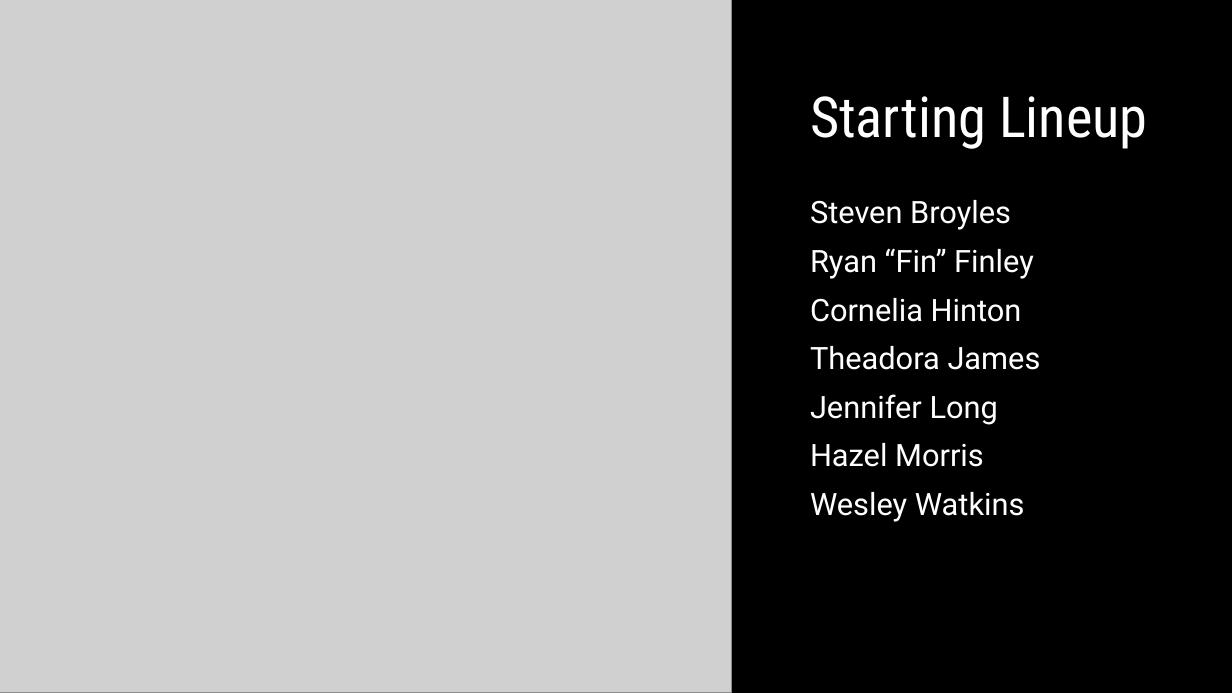
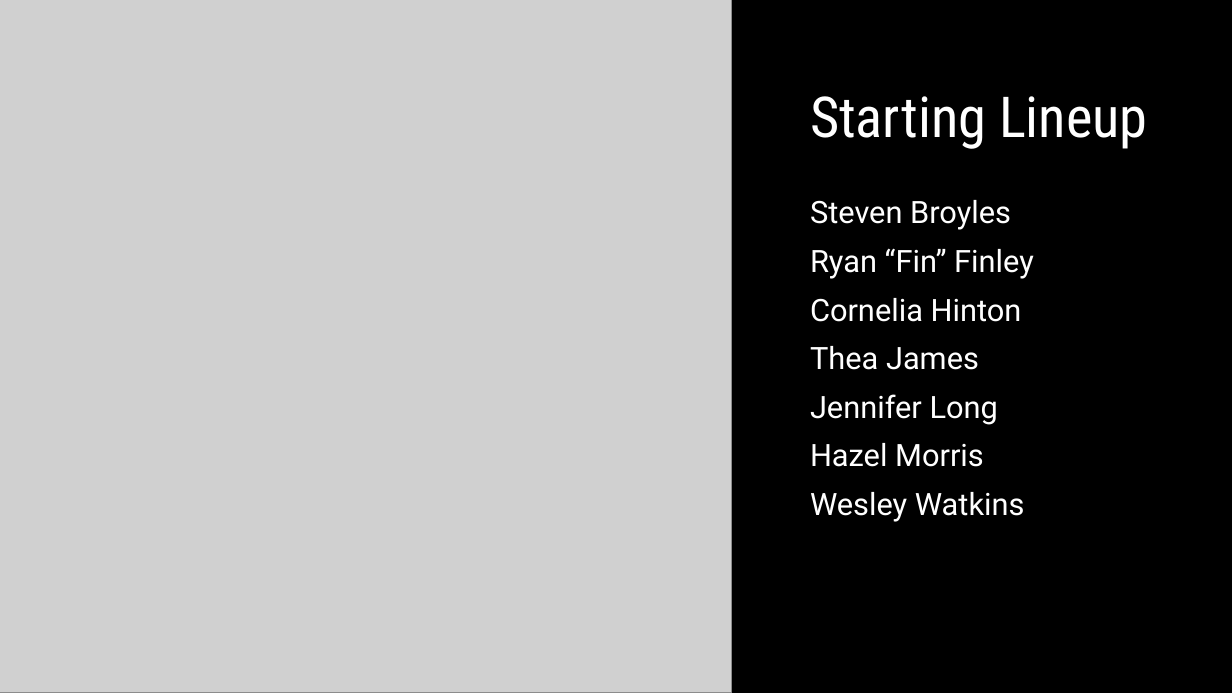
Before and after one commit to WWatkins142/project-4-team-pikachu, a slide deck: slide 2 of Project_4_Presentation.pptx. Drawn at 1232x693 pixels with LibreOffice and Linux fonts; fonts in the diff are those of the drawing; grey boxes stand for pictures; background and template pictures are left out. Boxes give left, top, right and bottom in pixels: in the first picture for what was removed or moved away, otherwise in the second. Text is boxed around its words. In the diff, an @@ line names an element or a change of style, - is before the commit and + after.

```diff
--- a/Project_4_Presentation.pptx
+++ b/Project_4_Presentation.pptx
@@ text at [810,346,979,370]: text changed @@
-Theadora James
+Thea James
```
Also in this commit, not shown: 3 other slides changed.
